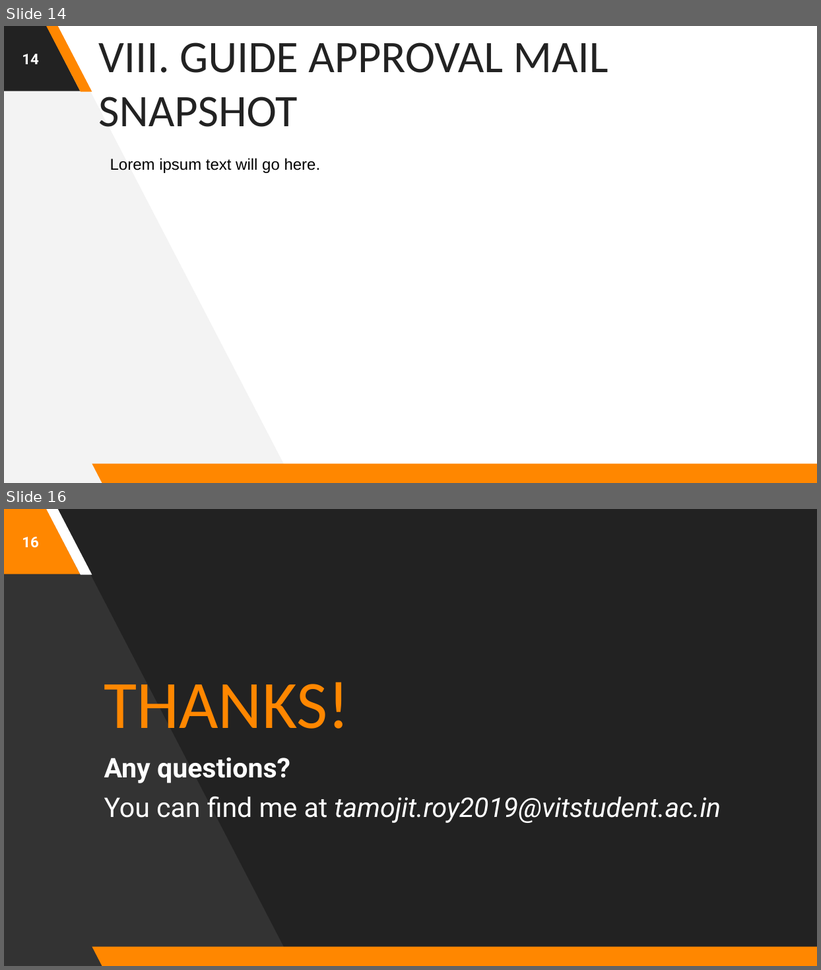
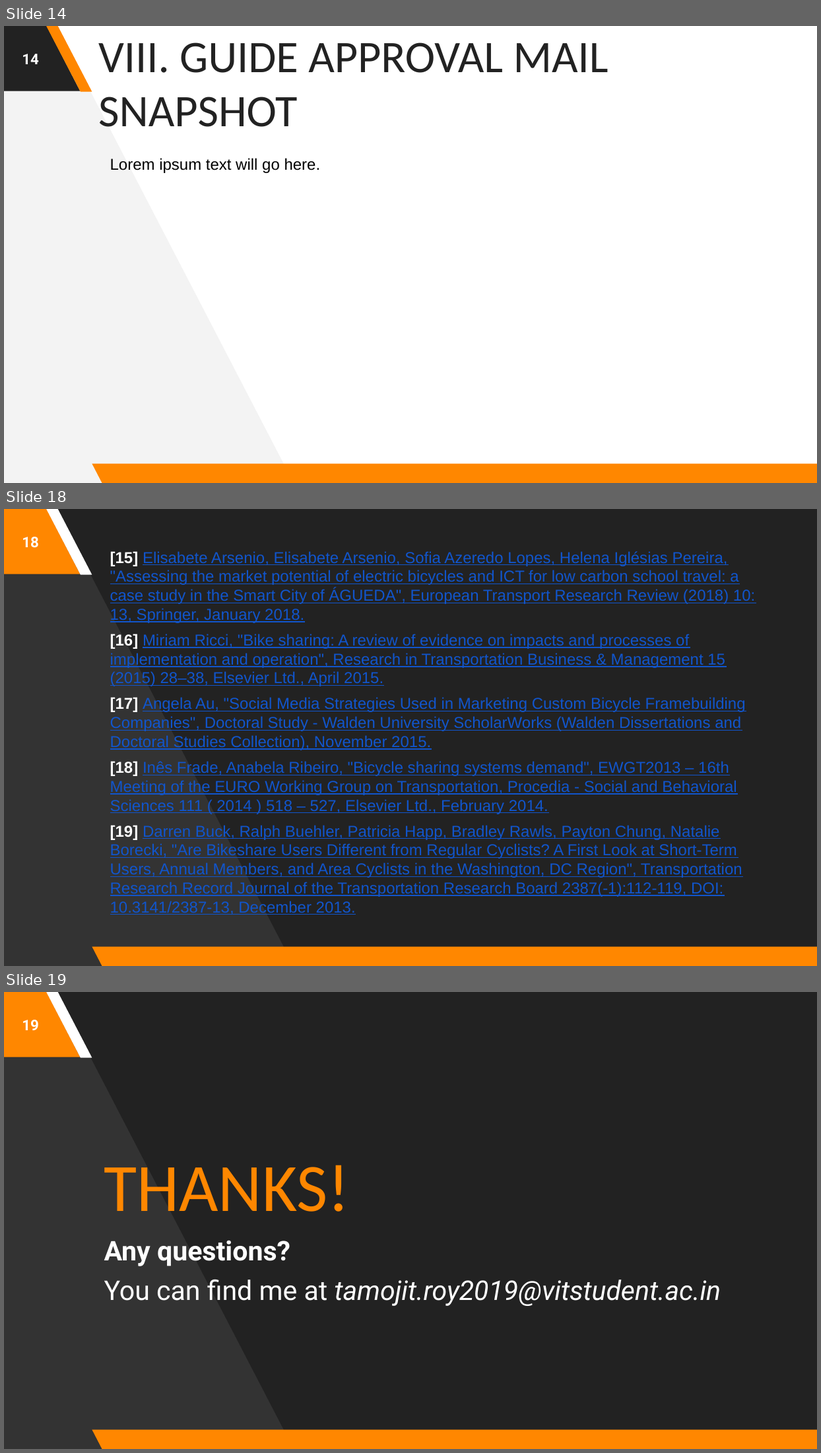
Before and after one commit to astrodestroyergithub/Divvy-Bike-Share, a slide deck: PPTS/19BCE1156_Tamojit_Roy_Capstone_Project_B.Tech_CSE_2019-23_Review-1.pptx. Shown one above the other, each under a label of ours: slides 14 and 16 before the commit, slides 14, 18 and 19 after it; the slides between them are not shown. The pictures are 821x970 and 821x1453 pixels, drawn with LibreOffice and Linux fonts; fonts in the diff are those of the drawing. Boxes give left, top, right and bottom in pixels: in the first picture for what was removed or moved away, otherwise in the second. Text is boxed around its words. In the diff, an @@ line names an element or a change of style, - is before the commit and + after.

```diff
--- a/PPTS/19BCE1156_Tamojit_Roy_Capstone_Project_B.Tech_CSE_2019-23_Review-1.pptx
+++ b/PPTS/19BCE1156_Tamojit_Roy_Capstone_Project_B.Tech_CSE_2019-23_Review-1.pptx
@@ slide 18 added at (4,509,817,966), background #222222; not listed: 4 template elements that a slide beside it also shows @@
@@ page number added at (22,537,38,548), 13 pt, text #FFFFFF, bold @@
+18
@@ text added at (110,551,755,915), 14 pt, text #1155CC, underline @@
+[15] Elisabete Arsenio, Elisabete Arsenio, Sofia Azeredo Lopes, Helena Iglésias Pereira, "Assessing the market potential of electric bicycles and ICT for low carbon school travel: a case study in the Smart City of ÁGUEDA", European Transport Research Review (2018) 10: 13, Springer, January 2018.
+[16] Miriam Ricci, "Bike sharing: A review of evidence on impacts and processes of implementation and operation", Research in Transportation Business & Management 15 (2015) 28–38, Elsevier Ltd., April 2015.
+[17] Angela Au, "Social Media Strategies Used in Marketing Custom Bicycle Framebuilding Companies", Doctoral Study - Walden University ScholarWorks (Walden Dissertations and Doctoral Studies Collection), November 2015.
+[18] Inês Frade, Anabela Ribeiro, "Bicycle sharing systems demand", EWGT2013 – 16th Meeting of the EURO Working Group on Transportation, Procedia - Social and Behavioral Sciences 111 ( 2014 ) 518 – 527, Elsevier Ltd., February 2014.
+[19] Darren Buck, Ralph Buehler, Patricia Happ, Bradley Rawls, Payton Chung, Natalie Borecki, "Are Bikeshare Users Different from Regular Cyclists? A First Look at Short-Term Users, Annual Members, and Area Cyclists in the Washington, DC Region", Transportation Research Record Journal of the Transportation Research Board 2387(-1):112-119, DOI: 10.3141/2387-13, December 2013.
@@ what was slide 16 is now slide 19 @@
@@ page number at (22,1020,38,1030): text changed @@
-16
+19
```
Also in this commit, not shown: 4 slides changed, 3 other slides added, 1 slide removed, 1 other file.
